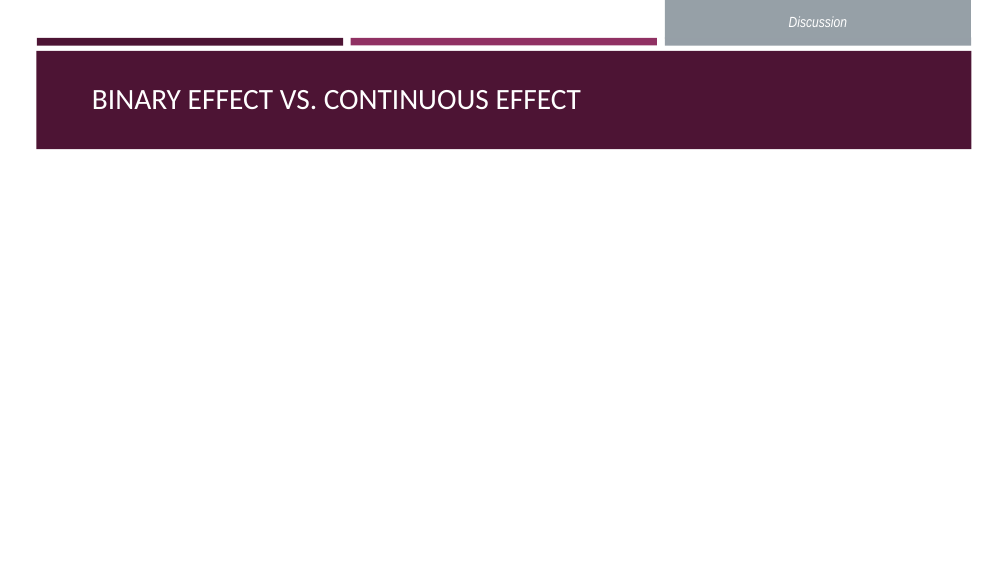
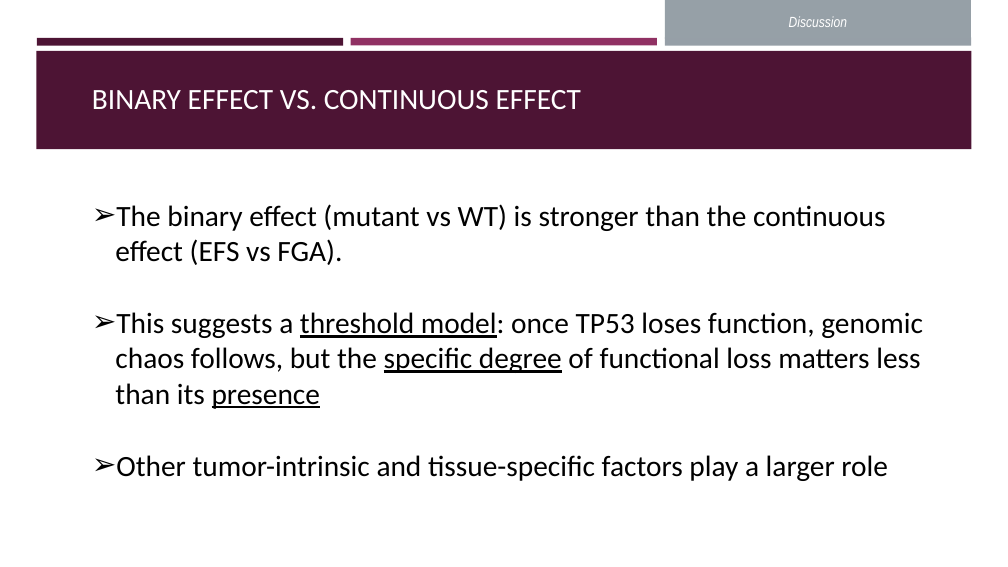
Before and after one commit to OrnitB/cancer_bioinformatics, a slide deck: slide 17 of project/project_background/Final Project Presentation - Ornit - Cancer Bioinfo March 2026.pptx (slide 16 before the commit). Drawn at 1008x567 pixels with LibreOffice and Linux fonts; fonts in the diff are those of the drawing. Boxes give left, top, right and bottom in pixels: in the first picture for what was removed or moved away, otherwise in the second. Text is boxed around its words. In the diff, an @@ line names an element or a change of style, - is before the commit and + after.

```diff
--- a/project/project_background/Final Project Presentation - Ornit - Cancer Bioinfo March 2026.pptx
+++ b/project/project_background/Final Project Presentation - Ornit - Cancer Bioinfo March 2026.pptx
@@ text added at [115, 204, 885, 265], 28 pt, text #000000 @@
+➢ The binary effect (mutant vs WT) is stronger than the continuous effect (EFS vs FGA).
@@ text added at [115, 312, 923, 409], 28 pt, text #000000 @@
+➢ This suggests a threshold model: once TP53 loses function, genomic chaos follows, but the specific degree of functional loss matters less than its presence
@@ text added at [116, 455, 888, 481], 28 pt, text #000000 @@
+➢ Other tumor-intrinsic and tissue-specific factors play a larger role
```
Also in this commit, not shown: 2 other slides changed, 5 slides added, 1 other file.
